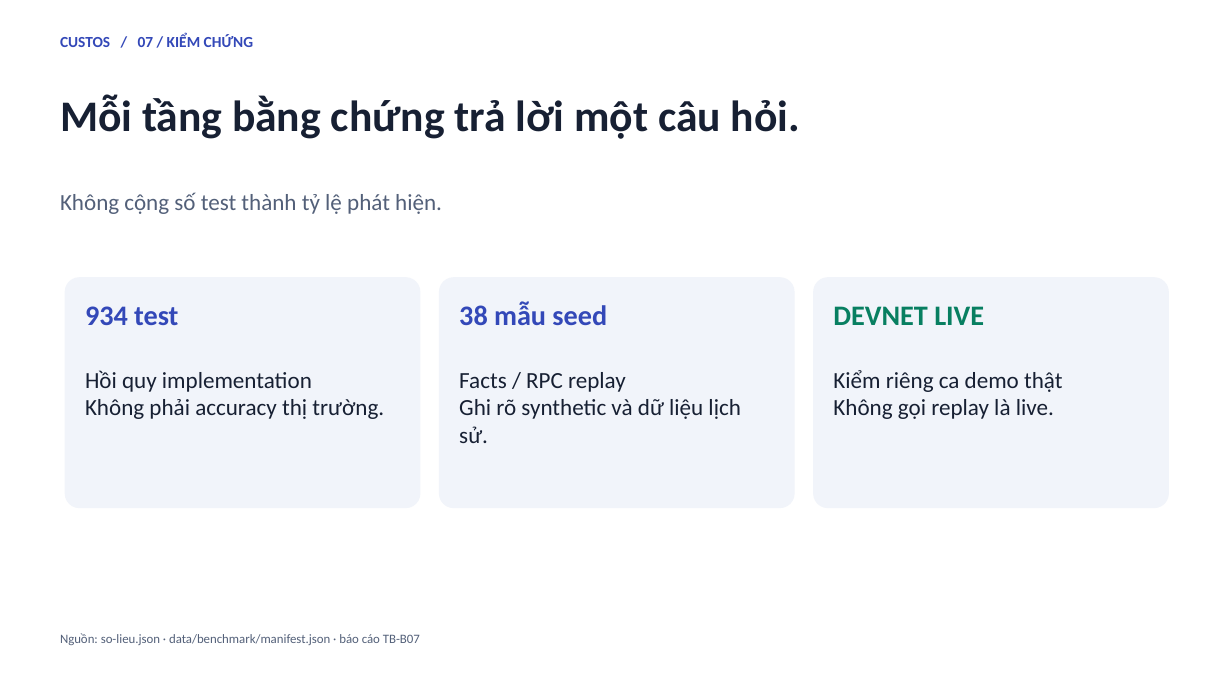
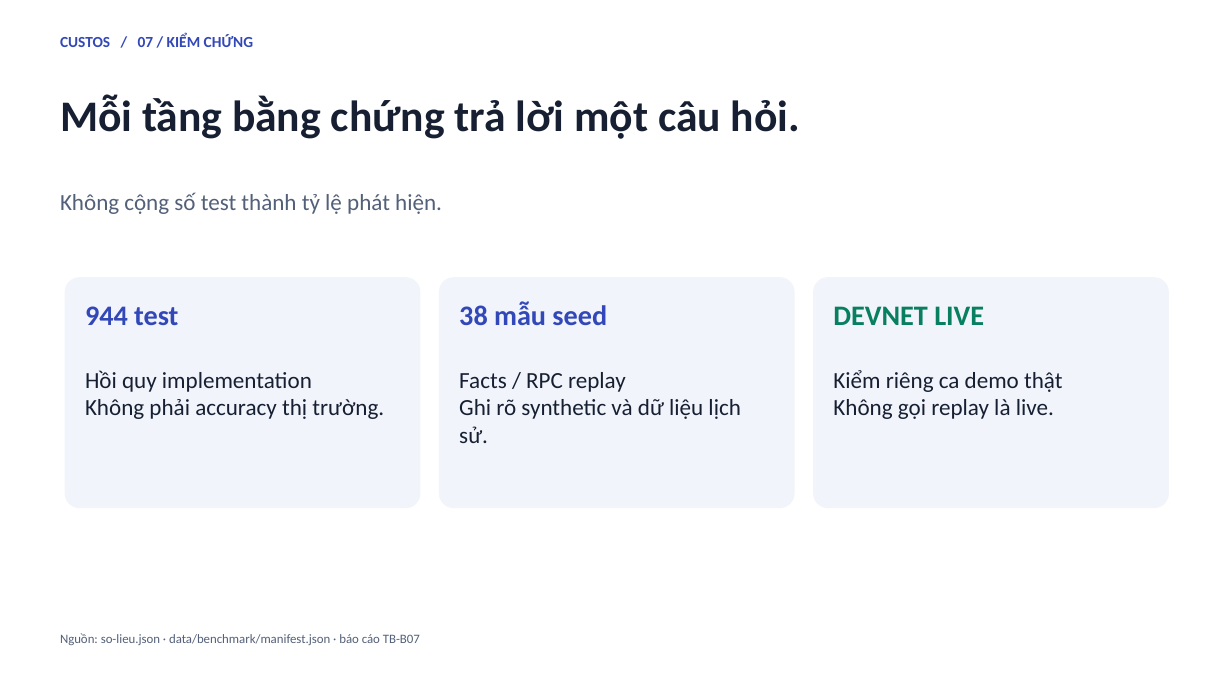
Before and after one commit to NeitLN/Custos-Solana, a slide deck: slide 7 of docs/nop-bai/CUSTOS-PITCH.pptx. Drawn at 1232x693 pixels with LibreOffice and Linux fonts; fonts in the diff are those of the drawing. Boxes give left, top, right and bottom in pixels: in the first picture for what was removed or moved away, otherwise in the second. Text is boxed around its words. In the diff, an @@ line names an element or a change of style, - is before the commit and + after.

```diff
--- a/docs/nop-bai/CUSTOS-PITCH.pptx
+++ b/docs/nop-bai/CUSTOS-PITCH.pptx
@@ text at <box>85,306,178,325</box>: text changed @@
-934 test
+944 test
```
Also in this commit, not shown: 15 other files.
